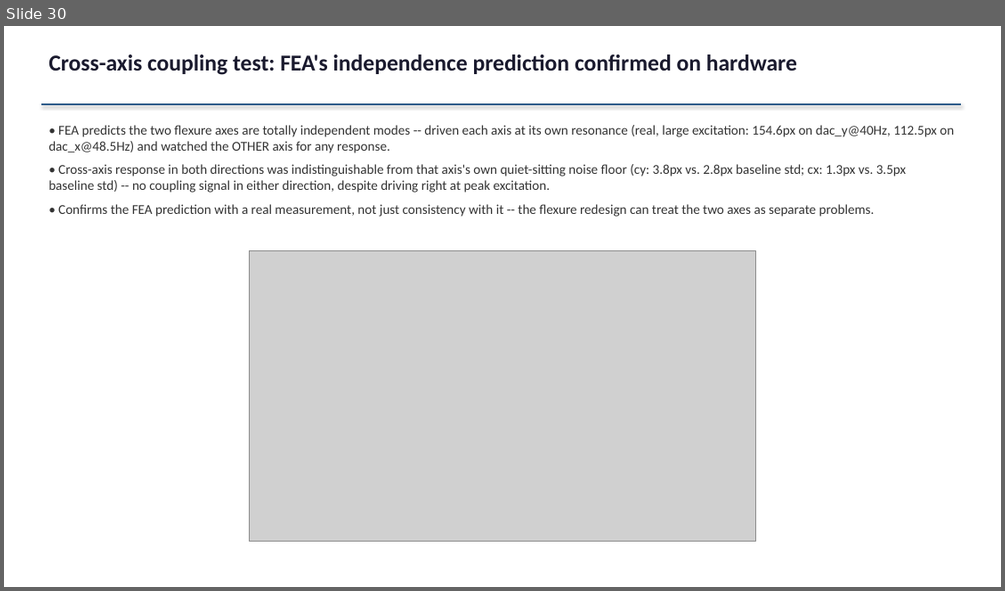
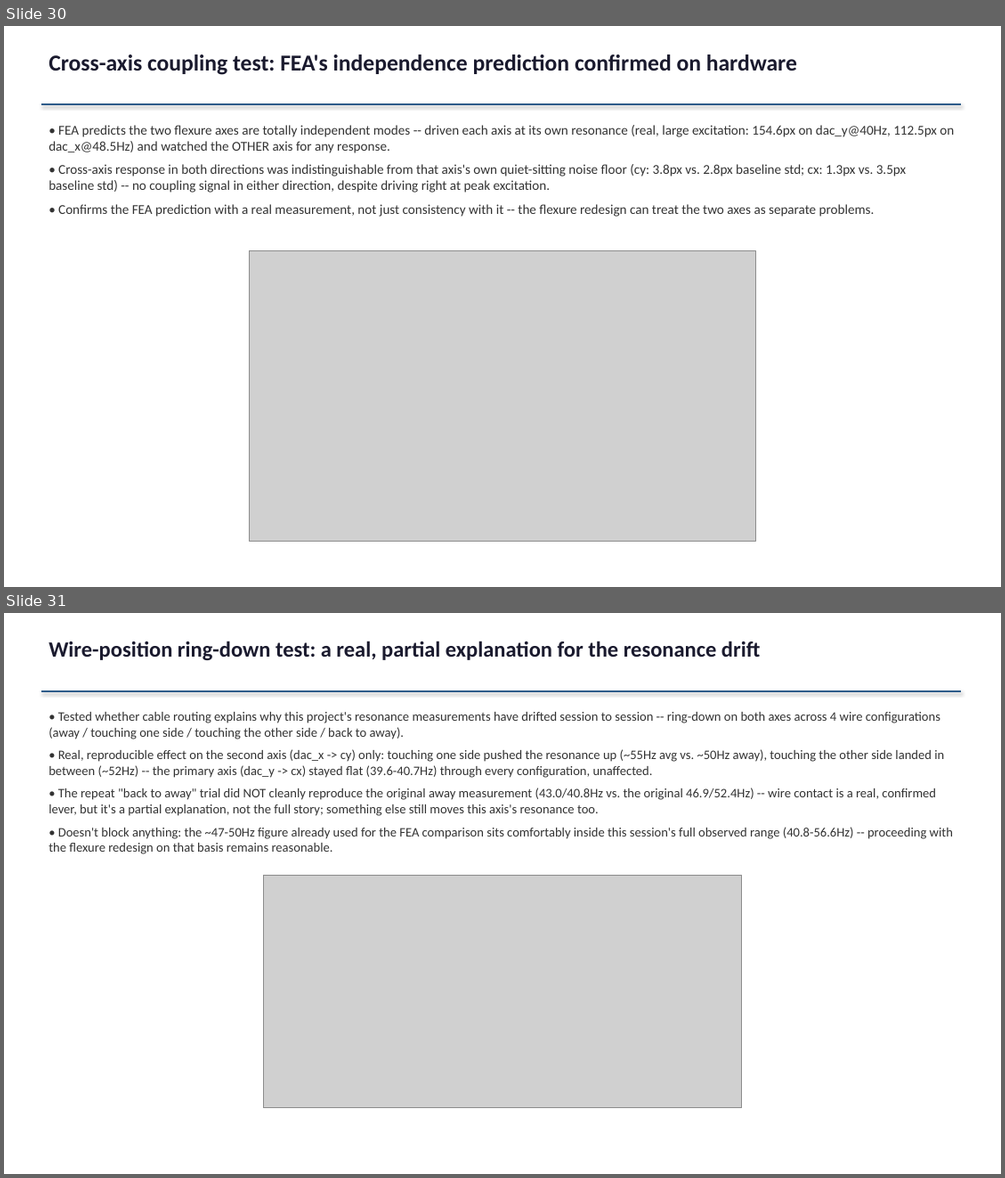
Before and after one commit to ucsbdeepspace/rpi_camera_system, a slide deck: docs/session_results_2026-08-18_pid_tuning.pptx. Shown one above the other, each under a label of ours: slide 30 before the commit, slides 30 and 31 after it. The pictures are 1005x591 and 1005x1178 pixels, drawn with LibreOffice and Linux fonts; fonts in the diff are those of the drawing; grey boxes stand for pictures. Boxes give left, top, right and bottom in pixels: in the first picture for what was removed or moved away, otherwise in the second. Text is boxed around its words. In the diff, an @@ line names an element or a change of style, - is before the commit and + after.

```diff
--- a/docs/session_results_2026-08-18_pid_tuning.pptx
+++ b/docs/session_results_2026-08-18_pid_tuning.pptx
@@ slide 31 added at box(4, 613, 1001, 1174), background #FFFFFF @@
@@ text added at box(48, 641, 760, 660), 21 pt, text #1A1A2E, bold @@
+Wire-position ring-down test: a real, partial explanation for the resonance drift
@@ line added from (41, 691) to (961, 691), #2E5C8A 1.5 pt @@
@@ text added at box(48, 712, 953, 839), 12.5 pt, text #333333 @@
+• Tested whether cable routing explains why this project's resonance measurements have drifted session to session -- ring-down on both axes across 4 wire configurations (away / touching one side / touching the other side / back to away).
+• Real, reproducible effect on the second axis (dac_x -> cy) only: touching one side pushed the resonance up (~55Hz avg vs. ~50Hz away), touching the other side landed in between (~52Hz) -- the primary axis (dac_y -> cx) stayed flat (39.6-40.7Hz) through every configuration, unaffected.
+• The repeat "back to away" trial did NOT cleanly reproduce the original away measurement (43.0/40.8Hz vs. the original 46.9/52.4Hz) -- wire contact is a real, confirmed lever, but it's a partial explanation, not the full story; something else still moves this axis's resonance too.
+• Doesn't block anything: the ~47-50Hz figure already used for the FEA comparison sits comfortably inside this session's full observed range (40.8-56.6Hz) -- proceeding with the flexure redesign on that basis remains reasonable.
@@ picture added at box(264, 875, 742, 1108) @@
```
Also in this commit, not shown: 31 other files.
